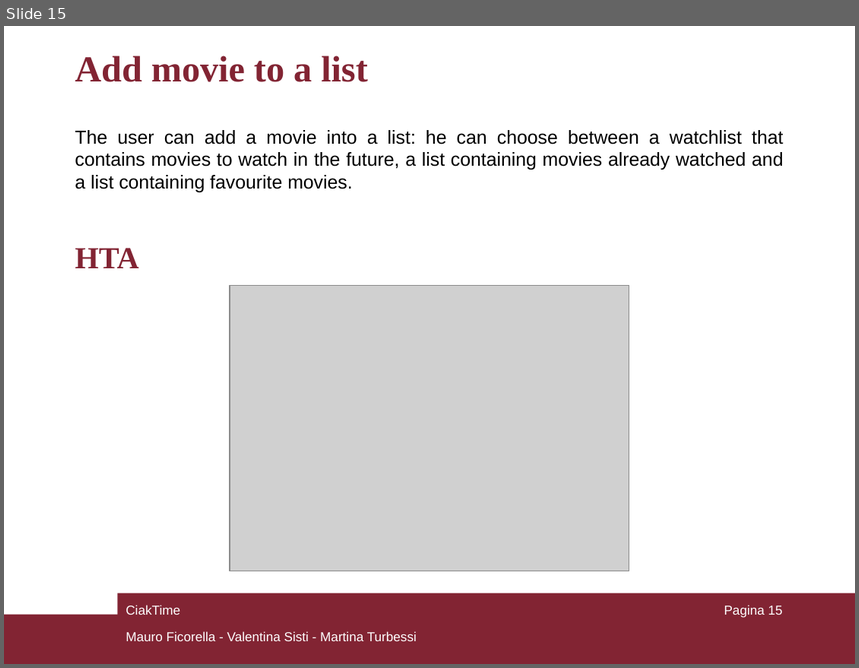
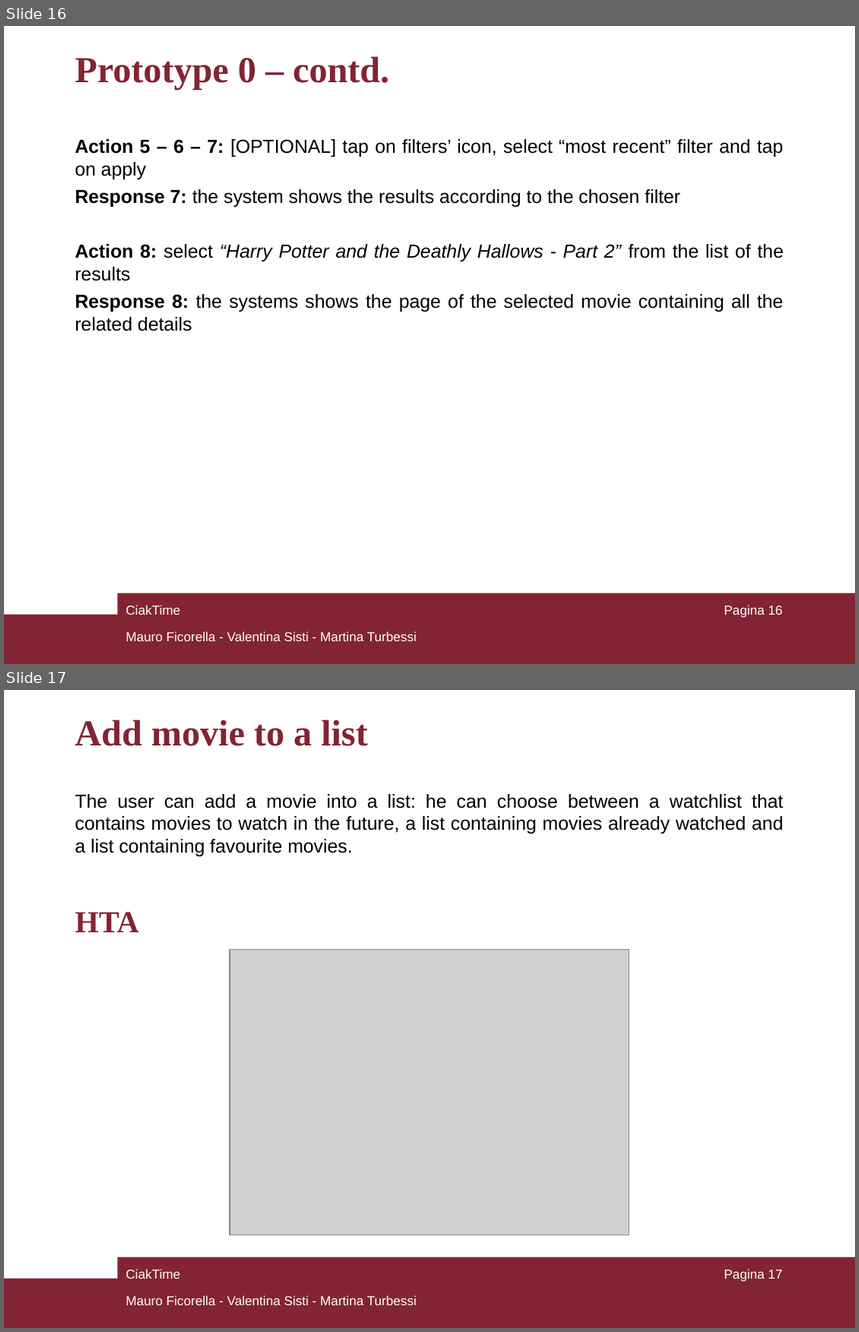
Before and after one commit to mauroficorella/Human-Computer-Interaction, a slide deck: Documentazione/CiakTime_HCI.ppt. Shown one above the other, each under a label of ours: slide 15 before the commit, slides 16 and 17 after it. The pictures are 859x668 and 859x1332 pixels, drawn with LibreOffice and Linux fonts; fonts in the diff are those of the drawing; grey boxes stand for pictures. Boxes give left, top, right and bottom in pixels: in the first picture for what was removed or moved away, otherwise in the second. Text is boxed around its words. In the diff, an @@ line names an element or a change of style, - is before the commit and + after.

```diff
--- a/Documentazione/CiakTime_HCI.ppt
+++ b/Documentazione/CiakTime_HCI.ppt
@@ slide 16 added at (x1=4, y1=26, x2=855, y2=664), background #FFFFFF; not listed: 2 template elements that a slide beside it also shows @@
@@ text added at (x1=75, y1=56, x2=389, y2=89), 31 pt, text #822433, bold @@
+Prototype 0 – contd.
@@ text added at (x1=75, y1=139, x2=784, y2=332), 16 pt, text #000000 @@
+Action 5 – 6 – 7: [OPTIONAL] tap on filters’ icon, select “most recent” filter and tap on apply
+Response 7: the system shows the results according to the chosen filter
+Action 8: select “Harry Potter and the Deathly Hallows - Part 2” from the list of the results
+Response 8: the systems shows the page of the selected movie containing all the related details
@@ text added at (x1=126, y1=605, x2=180, y2=615), 11 pt, text #FFFFFF @@
+CiakTime
@@ page number added at (x1=724, y1=605, x2=783, y2=618), 11 pt, text #FFFFFF @@
+Pagina 16
@@ text added at (x1=126, y1=632, x2=417, y2=642), 11 pt, text #FFFFFF @@
+Mauro Ficorella - Valentina Sisti - Martina Turbessi
@@ what was slide 15 is now slide 17 @@
@@ page number at (x1=724, y1=1269, x2=783, y2=1282): text changed @@
-Pagina 15
+Pagina 17
```
Also in this commit, not shown: 3 slides changed, 1 other slide added.
